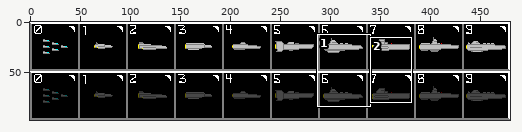
Sprite sheet -- Space Strategy/Space Strategy/Assets/Sprites/UI/ship_icons.png. The picture above shows the old version from afar; the outline marks the close-up.
Close-up. First the earlier version:
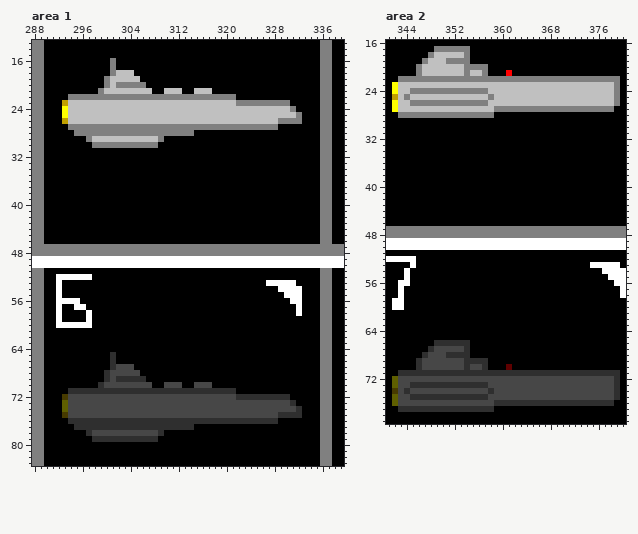
The file is 480x98 pixels. Shown: area 1: x 288..339, y 13..83; area 2: x 341..380, y 16..79.
And afterwards:
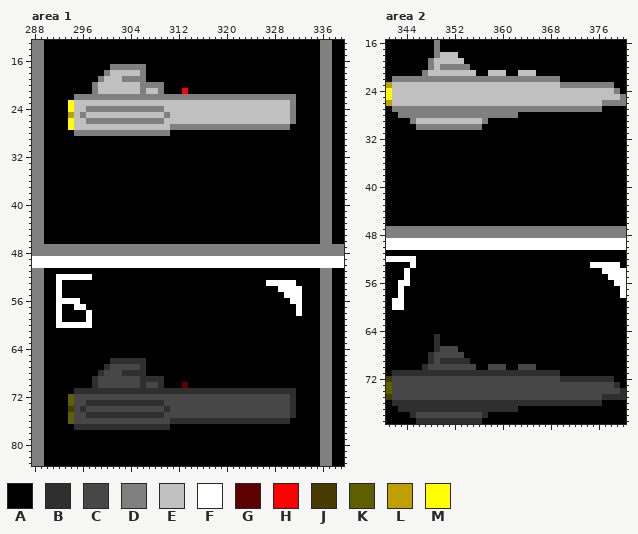
Palette (. is transparent): A #000000  B #2f2f2f  C #474747  D #808080  E #c0c0c0  F #ffffff  G #5f0000  H #ff0000  J #473b00  K #5f5f00  L #c0a000  M #ffff00
Commit: Added visual representation of CP cost on CP bar, fixed ship scaling
Changes in this commit:
Area 1:
y 16: x 301 D -> A
y 17: x 302..306 AAAAA -> DDDDD
y 18: x 300..301 AD -> DE; x 305..306 AA -> ED
y 19: x 299..300 AD -> DE; x 303..306 EEEA -> DDDD
y 20: x 298..300 AAD -> DEE; x 302..305 DDDD -> EEEE; x 307..309 AAA -> DDD
y 21: x 298..299 AD -> DE; x 306 E -> D; x 308..313 AAEEEA -> EDAAAH; x 315..317 EEE -> AAA
y 22: x 294 D -> A; x 322..331 AAAAAAAAAA -> DDDDDDDDDD
y 23: x 293..294 LE -> AM; x 322..331 DDDDDDDDDA -> EEEEEEEEED
y 24: x 293..294 ME -> AM; x 297..309 EEEEEEEEEEEEE -> DDDDDDDDDDDDD
y 25: x 293..294 ME -> AL; x 296 E -> D; x 310 E -> D; x 331..332 ED -> DA
y 26: x 293..294 LE -> AM; x 297..309 EEEEEEEEEEEEE -> DDDDDDDDDDDDD; x 329..330 DD -> EE; x 332 D -> A
y 27: x 294..310 DDDDDDDDDDDDDDDDD -> MEEEEEEEEEEEEEEEE; x 329..330 AA -> DD
y 28: x 311..314 DDDD -> AAAA
y 29: x 297..309 DEEEEEEEEEEED -> AAAAAAAAAAAAA
y 30: x 298..308 DDDDDDDDDDD -> AAAAAAAAAAA
y 65: x 301 B -> A
y 66: x 302..306 AAAAA -> BBBBB
y 67: x 300..301 AB -> BC; x 305..306 AA -> CB
y 68: x 299..300 AB -> BC; x 303..306 CCCA -> BBBB
y 69: x 298..300 AAB -> BCC; x 302..305 BBBB -> CCCC; x 307..309 AAA -> BBB
y 70: x 298..299 AB -> BC; x 306 C -> B; x 308..313 AACCCA -> CBAAAG; x 315..317 CCC -> AAA
y 71: x 294 B -> A; x 322..331 AAAAAAAAAA -> BBBBBBBBBB
y 72: x 293..294 JC -> AK; x 322..331 BBBBBBBBBA -> CCCCCCCCCB
y 73: x 293..294 KC -> AK; x 297..309 CCCCCCCCCCCCC -> BBBBBBBBBBBBB
y 74: x 293..294 KC -> AJ; x 296 C -> B; x 310 C -> B; x 331..332 CB -> BA
y 75: x 293..294 JC -> AK; x 297..309 CCCCCCCCCCCCC -> BBBBBBBBBBBBB; x 329..330 BB -> CC; x 332 B -> A
y 76: x 294..310 BBBBBBBBBBBBBBBBB -> KCCCCCCCCCCCCCCCC; x 329..330 AA -> BB
y 77: x 311..314 BBBB -> AAAA
y 78: x 297..309 BCCCCCCCCCCCB -> AAAAAAAAAAAAA
y 79: x 298..308 BBBBBBBBBBB -> AAAAAAAAAAA
Area 2:
y 16: x 349 A -> D
y 17: x 350..354 DDDDD -> AAAAA
y 18: x 348..349 DE -> AD; x 353..354 ED -> AA
y 19: x 347..348 DE -> AD; x 351..354 DDDD -> EEEA
y 20: x 346..348 DEE -> AAD; x 350..353 EEEE -> DDDD; x 355..357 DDD -> AAA
y 21: x 346..347 DE -> AD; x 354 D -> E; x 356..361 EDAAAH -> AAEEEA; x 363..365 AAA -> EEE
y 22: x 342 A -> D; x 370..379 DDDDDDDDDD -> AAAAAAAAAA
y 23: x 341..342 AM -> LE; x 370..379 EEEEEEEEED -> DDDDDDDDDA
y 24: x 341..342 AM -> ME; x 345..357 DDDDDDDDDDDDD -> EEEEEEEEEEEEE
y 25: x 341..342 AL -> ME; x 344 D -> E; x 358 D -> E; x 379..380 DA -> ED
y 26: x 341..342 AM -> LE; x 345..357 DDDDDDDDDDDDD -> EEEEEEEEEEEEE; x 377..378 EE -> DD; x 380 A -> D
y 27: x 342..358 MEEEEEEEEEEEEEEEE -> DDDDDDDDDDDDDDDDD; x 377..378 DD -> AA
y 28: x 359..362 AAAA -> DDDD
y 29: x 345..357 AAAAAAAAAAAAA -> DEEEEEEEEEEED
y 30: x 346..356 AAAAAAAAAAA -> DDDDDDDDDDD
y 65: x 349 A -> B
y 66: x 350..354 BBBBB -> AAAAA
y 67: x 348..349 BC -> AB; x 353..354 CB -> AA
y 68: x 347..348 BC -> AB; x 351..354 BBBB -> CCCA
y 69: x 346..348 BCC -> AAB; x 350..353 CCCC -> BBBB; x 355..357 BBB -> AAA
y 70: x 346..347 BC -> AB; x 354 B -> C; x 356..361 CBAAAG -> AACCCA; x 363..365 AAA -> CCC
y 71: x 342 A -> B; x 370..379 BBBBBBBBBB -> AAAAAAAAAA
y 72: x 341..342 AK -> JC; x 370..379 CCCCCCCCCB -> BBBBBBBBBA
y 73: x 341..342 AK -> KC; x 345..357 BBBBBBBBBBBBB -> CCCCCCCCCCCCC
y 74: x 341..342 AJ -> KC; x 344 B -> C; x 358 B -> C; x 379..380 BA -> CB
y 75: x 341..342 AK -> JC; x 345..357 BBBBBBBBBBBBB -> CCCCCCCCCCCCC; x 377..378 CC -> BB; x 380 A -> B
y 76: x 342..358 KCCCCCCCCCCCCCCCC -> BBBBBBBBBBBBBBBBB; x 377..378 BB -> AA
y 77: x 359..362 AAAA -> BBBB
y 78: x 345..357 AAAAAAAAAAAAA -> BCCCCCCCCCCCB
y 79: x 346..356 AAAAAAAAAAA -> BBBBBBBBBBB
Where, in picture pixels (left, top, right, bottom), the same in both close-ups:
changed: (62, 58, 212, 148)
changed: (236, 94, 302, 130)
changed: (62, 352, 212, 442)
changed: (236, 388, 302, 424)
changed: (386, 40, 626, 130)
changed: (386, 334, 626, 424)
